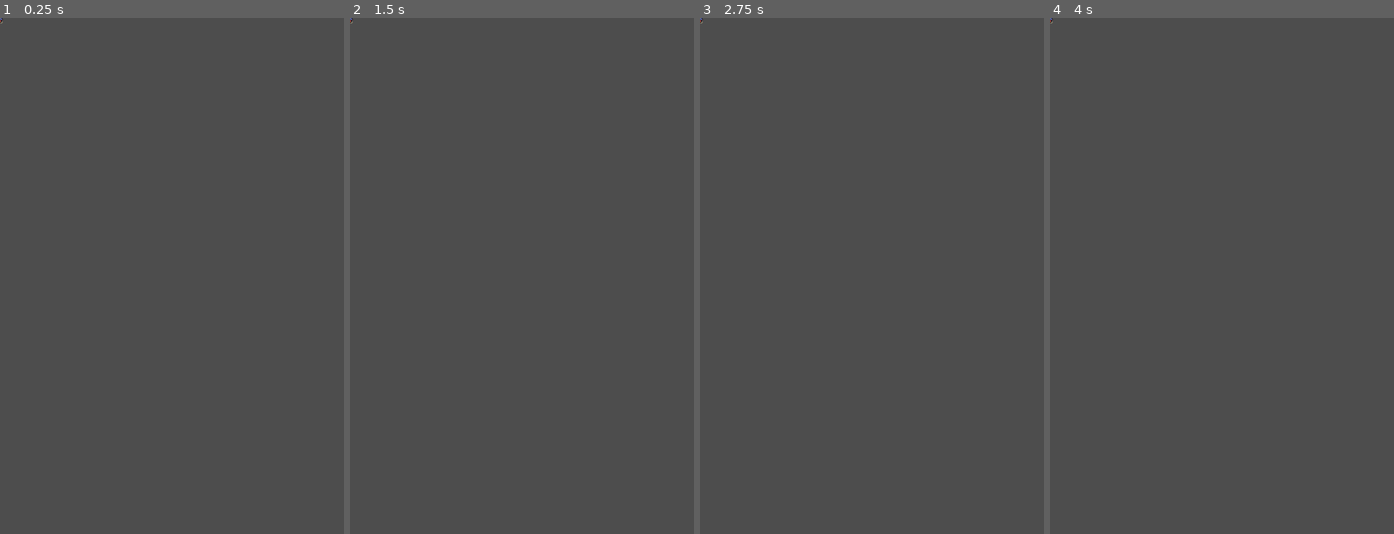
Above: before the commit, frames 1-4 (left to right).
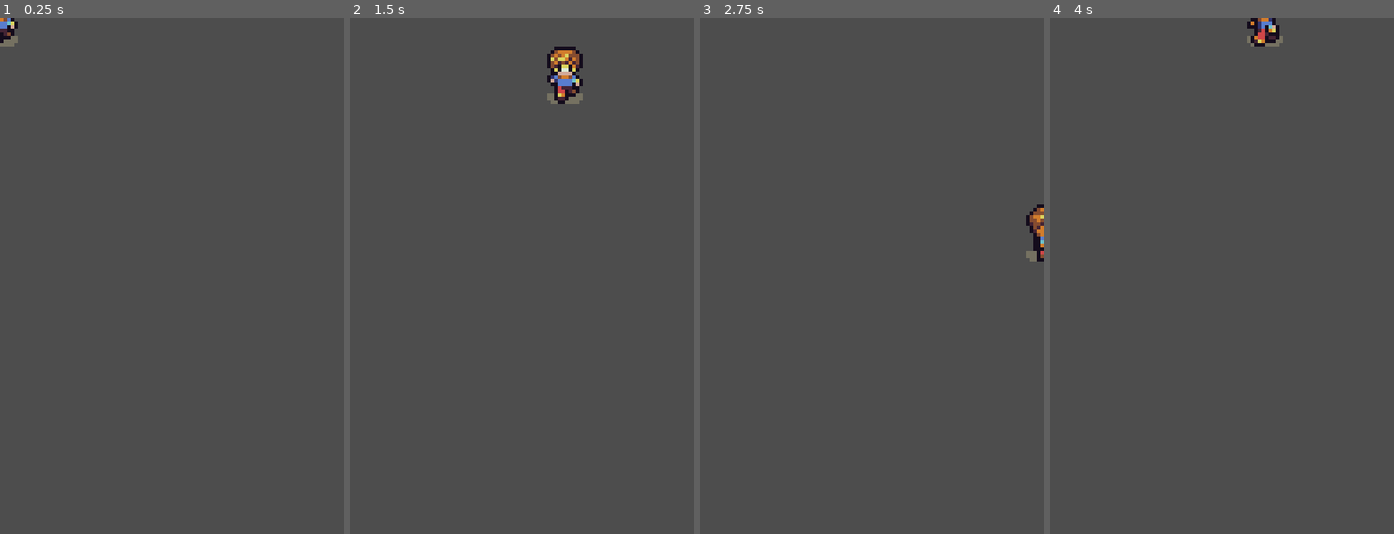
Above: after the commit, the same moments.

Repository: sylvainlap/game-001
Game: Godot game, scene res://scenes/player.tscn
Two runs of this game, one before a commit and one after it. Both use one fixed random seed, a clock stepped at 60 frames per second and the inputs below. Before the commit the project has no main scene; this scene is started directly in both runs.
Inputs:
- Up to frame 1 (0.25 s): no input
- Up to frame 2 (1.5 s): tap Enter at 0.5 s; hold Right (move_right, bound only after the commit) 0.53-1.28 s; hold Down (move_down, bound only after the commit) from 1.28 s (still down)
- Up to frame 3 (2.75 s): release Down (move_down, bound only after the commit) at 2.03 s; hold Right (move_right, bound only after the commit) from 2.03 s (still down)
- Up to frame 4 (4 s): release Right (move_right, bound only after the commit) at 2.78 s; hold Up (move_up, bound only after the commit) 2.78-3.53 s; hold Left (move_left, bound only after the commit) from 3.53 s (still down)

The runs differ from the first frame. In frame 1, 0.3% of the frame differs, in the area x 0-6%, y 0-6%; in frame 2, 1.0%, in the area x 0-68%, y 0-17%; in frame 3, 0.4%; in frame 4, 0.5%.

Commit message:
chore(script): add player script

Diff:
--- /dev/null
+++ b/player.gd
@@ -0,0 +1,33 @@
+extends Area2D
+
+@export var speed = 400
+var screen_size
+
+func _ready() -> void:
+	screen_size = get_viewport_rect().size
+
+func _process(delta: float) -> void:
+	var velocity = Vector2.ZERO
+	if Input.is_action_pressed("move_down"):
+		velocity.y += 1
+	if Input.is_action_pressed("move_left"):
+		velocity.x -= 1
+	if Input.is_action_pressed("move_right"):
+		velocity.x += 1
+	if Input.is_action_pressed("move_up"):
+		velocity.y -= 1
+
+	if velocity.length() > 0:
+		velocity = velocity.normalized() * speed
+		$AnimatedSprite2D.play()
+	else:
+		$AnimatedSprite2D.stop()
+
+	position += velocity * delta
+	position = position.clamp(Vector2.ZERO, screen_size)
+
+	if velocity.x != 0:
+		$AnimatedSprite2D.animation = "walk"
+		$AnimatedSprite2D.flip_h = velocity.x < 0
+	elif velocity.y != 0:
+		$AnimatedSprite2D.animation = "up"
--- a/project.godot
+++ b/project.godot
@@ -11,6 +11,7 @@
 [application]
 
 config/name="game-001"
+run/main_scene="res://scenes/player.tscn"
 config/features=PackedStringArray("4.3", "Forward Plus")
 config/icon="res://icon.svg"
 
@@ -19,3 +20,26 @@
 window/size/viewport_width=480
 window/size/viewport_height=720
 window/stretch/mode="canvas_items"
+
+[input]
+
+move_right={
+"deadzone": 0.5,
+"events": [Object(InputEventKey,"resource_local_to_scene":false,"resource_name":"","device":-1,"window_id":0,"alt_pressed":false,"shift_pressed":false,"ctrl_pressed":false,"meta_pressed":false,"pressed":false,"keycode":0,"physical_keycode":4194321,"key_label":0,"unicode":0,"location":0,"echo":false,"script":null)
+]
+}
+move_up={
+"deadzone": 0.5,
+"events": [Object(InputEventKey,"resource_local_to_scene":false,"resource_name":"","device":-1,"window_id":0,"alt_pressed":false,"shift_pressed":false,"ctrl_pressed":false,"meta_pressed":false,"pressed":false,"keycode":0,"physical_keycode":4194320,"key_label":0,"unicode":0,"location":0,"echo":false,"script":null)
+]
+}
+move_left={
+"deadzone": 0.5,
+"events": [Object(InputEventKey,"resource_local_to_scene":false,"resource_name":"","device":-1,"window_id":0,"alt_pressed":false,"shift_pressed":false,"ctrl_pressed":false,"meta_pressed":false,"pressed":false,"keycode":0,"physical_keycode":4194319,"key_label":0,"unicode":0,"location":0,"echo":false,"script":null)
+]
+}
+move_down={
+"deadzone": 0.5,
+"events": [Object(InputEventKey,"resource_local_to_scene":false,"resource_name":"","device":-1,"window_id":0,"alt_pressed":false,"shift_pressed":false,"ctrl_pressed":false,"meta_pressed":false,"pressed":false,"keycode":0,"physical_keycode":4194322,"key_label":0,"unicode":0,"location":0,"echo":false,"script":null)
+]
+}
--- a/scenes/player.tscn
+++ b/scenes/player.tscn
@@ -1,6 +1,7 @@
-[gd_scene load_steps=7 format=3 uid="uid://demfsd2h0porm"]
+[gd_scene load_steps=8 format=3 uid="uid://demfsd2h0porm"]
 
 [ext_resource type="Texture2D" uid="uid://dtc7scqgmbg03" path="res://art/playerGrey_up1.png" id="1_cc4yf"]
+[ext_resource type="Script" path="res://player.gd" id="1_if6y6"]
 [ext_resource type="Texture2D" uid="uid://dq04mgoh3ye2k" path="res://art/playerGrey_up2.png" id="2_5xmkd"]
 [ext_resource type="Texture2D" uid="uid://ceo2xvai2ry2a" path="res://art/playerGrey_walk1.png" id="3_7cs3g"]
 [ext_resource type="Texture2D" uid="uid://dggguns8pn4xn" path="res://art/playerGrey_walk2.png" id="4_n1jn4"]
@@ -36,14 +37,14 @@
 
 [node name="Player" type="Area2D"]
 position = Vector2(-1, 0)
+script = ExtResource("1_if6y6")
 metadata/_edit_group_ = true
 
 [node name="AnimatedSprite2D" type="AnimatedSprite2D" parent="."]
 texture_filter = 1
+scale = Vector2(5, 5)
 sprite_frames = SubResource("SpriteFrames_kofiu")
 animation = &"up"
-frame = 1
-frame_progress = 0.848743
 
 [node name="CollisionShape2D" type="CollisionShape2D" parent="."]
 shape = SubResource("CapsuleShape2D_1a4vl")
